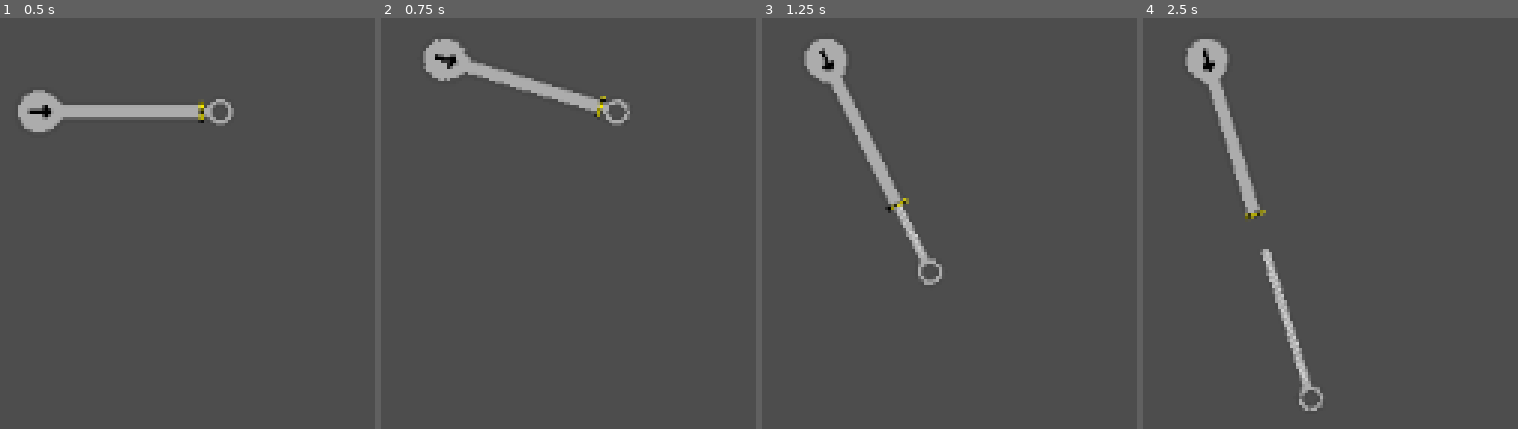
Above: before the commit, frames 1-4 (left to right).
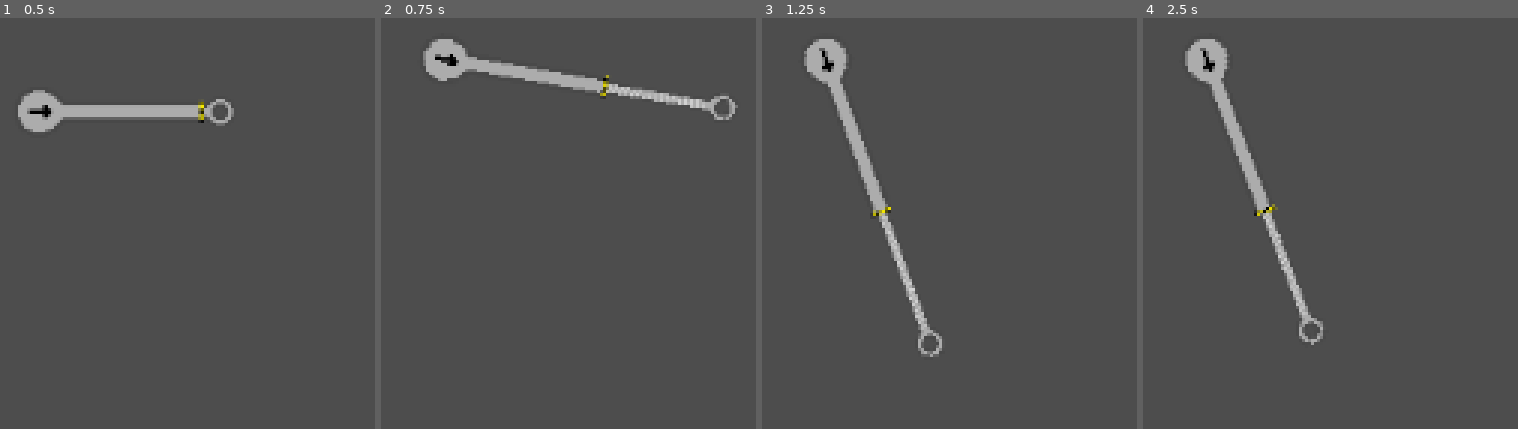
Above: after the commit, the same moments.

Repository: HUG-DEALR/designer_miner
Game: Godot game, scene res://Scenes/Main.tscn
Two runs of this game, one before a commit and one after it. Both use one fixed random seed, a clock stepped at 60 frames per second and the inputs below. This scene is started directly instead of the project's main scene.
Inputs (mouse positions are in pixels of both pictures, inside the frame that each line leads up to):
- Up to frame 1 (0.5 s): no input
- Up to frame 2 (0.75 s): tap Enter at 0.5 s; move the mouse to (outside the picture) at 0.52 s; tap 1 at 0.6 s; click (outside the picture) at 0.67 s
- Up to frame 3 (1.25 s): tap 2 at 0.8 s
- Up to frame 4 (2.5 s): move the mouse to (outside the picture) at 1.27 s; tap 2 at 1.35, 2.3 s; click (outside the picture) at 1.42 s; tap 1 at 1.55, 2.1 s; move the mouse to (outside the picture) at 2.02 s; click (outside the picture) at 2.17 s

Frame 1 is identical in both runs. In frame 2, 3.2% of the frame differs, in the area x 11-96%, y 5-27%; in frame 3, 3.5%, in the area x 11-48%, y 5-83%; in frame 4, 3.5%.

Commit message:
bug fixes and improved joint marking standards

Diff:
--- a/Scenes/Parts/Moving_Parts/linear_actuator.tscn
+++ b/Scenes/Parts/Moving_Parts/linear_actuator.tscn
@@ -27,7 +27,7 @@
 rotation = 4.71239
 node_a = NodePath("..")
 node_b = NodePath("../Pin")
-length = 87.0
+length = 60.0
 initial_offset = 1.0
 
 [node name="GrooveJoint2D2" type="GrooveJoint2D" parent="."]
@@ -35,7 +35,7 @@
 rotation = 4.71239
 node_a = NodePath("..")
 node_b = NodePath("../Pin")
-length = 87.0
+length = 60.0
 initial_offset = 1.0
 
 [node name="Pin" type="RigidBody2D" parent="."]
--- a/Scripts/Global.gd
+++ b/Scripts/Global.gd
@@ -4,12 +4,11 @@
 	var new_joint: PinJoint2D = PinJoint2D.new()
 	var pre_pos: Vector2 = moving_node.global_position
 	parent_node.add_child(new_joint)
-	if offset_is_local:
-		new_joint.global_position = parent_node.global_position + offset_p
-		moving_node.global_position = new_joint.global_position - offset_m
-	else: # Assuming offset_p and offset_m are global coords
-		new_joint.global_position = offset_p
-		moving_node.global_position = new_joint.global_position - (moving_node.global_position - offset_m)
+	if not offset_is_local: # Convert global offsets to local offsets
+		offset_p = offset_p - parent_node.global_position
+		offset_m = offset_m - moving_node.global_position
+	new_joint.global_position = parent_node.global_position + offset_p
+	moving_node.global_position = new_joint.global_position - offset_m
 	new_joint.node_a = new_joint.get_path_to(moving_node)
 	new_joint.node_b = new_joint.get_path_to(parent_node)
 	moving_node.global_position = pre_pos
@@ -29,6 +28,23 @@
 	moving_node.global_position = pre_pos
 	new_joint.bias = bias
 	# Untested but works in theory
+
+func create_pin_joint_from_markers(marker1: Marker2D, marker2: Marker2D, bias:= 1.0) -> void:
+	var rigid_body_1: RigidBody2D = get_predecessor_by_type(marker1, RigidBody2D)
+	var rigid_body_2: RigidBody2D = get_predecessor_by_type(marker2, RigidBody2D)
+	if rigid_body_1 and rigid_body_2:
+		create_pin_joint(rigid_body_1,rigid_body_2,marker1.global_position,marker2.global_position,false,bias)
+	else:
+		print("Failed to find RigidBody parents of Markers")
+
+func get_predecessor_by_type(starting_node: Node, type) -> Node:
+	var target_predecessor: Node = starting_node.get_parent()
+	while not target_predecessor.get_class() == type:
+		if target_predecessor.get_parent():
+			target_predecessor = target_predecessor.get_parent()
+		else:
+			return
+	return target_predecessor
 
 func get_all_descendants(node: Node) -> Array:
 	var descendants: Array = []
--- a/Scripts/Menus/Builder_Menu.gd
+++ b/Scripts/Menus/Builder_Menu.gd
@@ -46,7 +46,6 @@
 	if mouse_carrying_a_part:
 		mouse_follower.position = get_viewport().get_mouse_position()
 		part_being_carried.position = Vector2.ZERO
-	print(get_viewport().get_mouse_position())
 
 func _input(event: InputEvent) -> void:
 	if event is InputEventMouseButton and event.pressed:
--- a/project.godot
+++ b/project.godot
@@ -37,6 +37,6 @@
 [physics]
 
 2d/default_gravity=0.0
-2d/default_linear_damp=0.0
-2d/default_angular_damp=0.0
+2d/default_linear_damp=0.01
+2d/default_angular_damp=0.01
 2d/solver/default_constraint_bias=1.0
